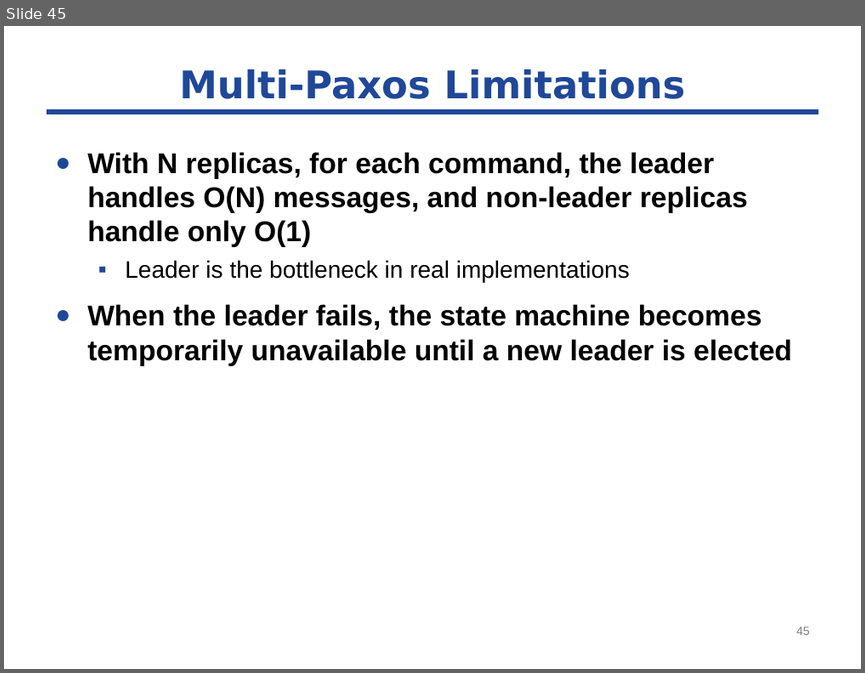
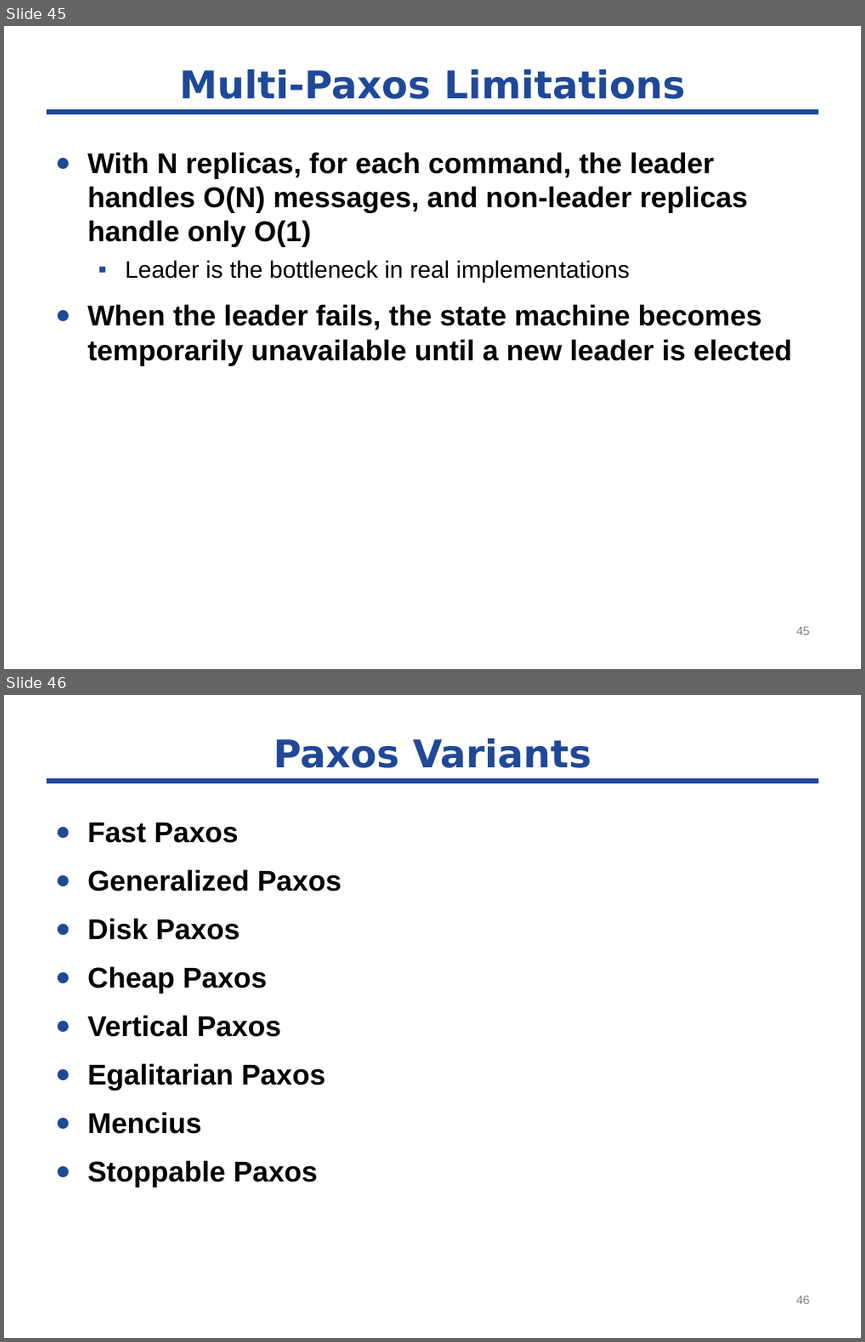
Before and after one commit to byshen/cse291_dependable_system, a slide deck: paxos/paxos-291.pptx. Shown one above the other, each under a label of ours: slide 45 before the commit, slides 45 and 46 after it. The pictures are 865x673 and 865x1342 pixels, drawn with LibreOffice and Linux fonts; fonts in the diff are those of the drawing. Boxes give left, top, right and bottom in pixels: in the first picture for what was removed or moved away, otherwise in the second. Text is boxed around its words. In the diff, an @@ line names an element or a change of style, - is before the commit and + after.

Commit message:
paxos

```diff
--- a/paxos/paxos-291.pptx
+++ b/paxos/paxos-291.pptx
@@ slide 46 added at (4, 695, 861, 1338), background #FFFFFF; not listed: 1 template element that a slide beside it also shows @@
@@ title added at (273, 738, 591, 768), 32 pt, text #1F4899, bold @@
+Paxos Variants
@@ text added at (87, 823, 341, 1187), 24 pt, text #000000, bold @@
+● Fast Paxos
+● Generalized Paxos
+● Disk Paxos
+● Cheap Paxos
+● Vertical Paxos
+● Egalitarian Paxos
+● Mencius
+● Stoppable Paxos
@@ page number added at (796, 1295, 810, 1304), 10 pt, text #7F7F7F @@
+46
```
Also in this commit, not shown: 8 slides changed, 4 other slides added.
